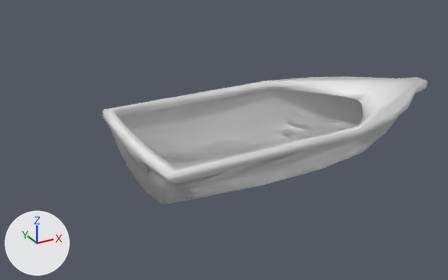
Renders of the Blender file res/boat.blend from each side of a commit.
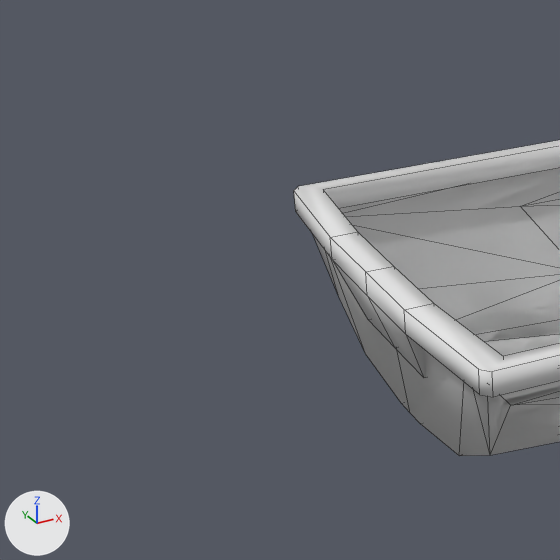
Each version is shown whole from a 50 mm lens placed at (-8.13, -12.13, 6.63), pointed at (-1.25, 0.37, 0.38), then close up on the part from 0% to 44% of the width and 16% to 86% of the height. Every picture has the same lights, and +X, +Y and +Z are marked at lower left. The close-ups show mesh edges as thin lines.

Names of what the first close-up shows: 'InnerHull', 'OuterHull', 'Trim'.
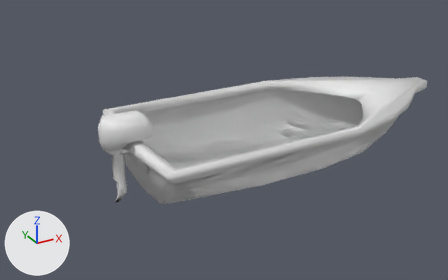
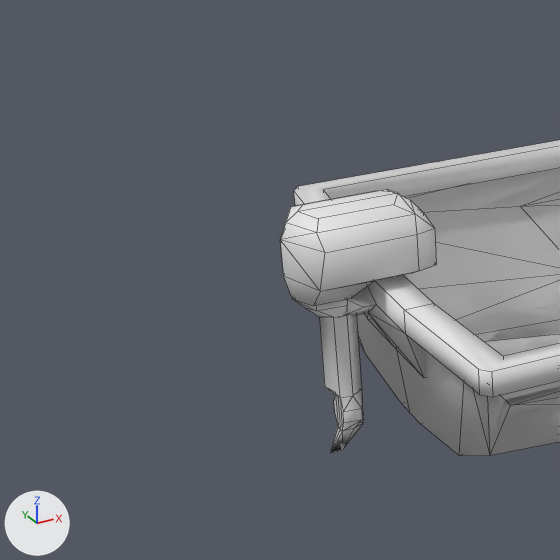
Where the change shows, as pixel boxes [x1, y1, x2, y2] in the close-ups (560 x 560 px):
'Motor', added
    after: [281, 189, 436, 453]
part 1 of me_trim, built on
    before: [330, 237, 423, 376]
    after: [343, 281, 423, 376]

Patch to the scene script:
```diff
--- a/res/boat.blend.py
+++ b/res/boat.blend.py
@@ me_trim @@
 # used by ob_trim; location = (0.0, 0.0, 0.0)
-me_trim.from_pydata(...)  # 37 vertices, 22 faces; spans x -3.9..5.0, y -2.04..0.0, z 0.4..1.1
+me_trim.from_pydata(...)  # 42 vertices, 28 faces; spans x -4.2..5.0, y -2.04..0.0, z 0.4..1.1
+# me_trim part 1
+# 1 vertex is removed from x -3.9, y 0.0, z 0.9
+# 2 faces are deleted
+# 6 vertices are added at (-3.9, 0.0, 1.0), (-3.9, -0.2, 0.9), (-3.9, 0.0, 0.75), (-4.2, 0.0, 1.0), (-4.0, -0.2, 0.9), (-4.2, 0.0, 0.75)
+# 7 new faces join them, smooth
+# 1 new face joins them
@@ me_cube @@
+me_cube.from_pydata(...)  # 53 vertices, 55 faces, 1 loose edge; spans x -0.55..0.6, y -0.4..0.0, z -1.4..0.7
@@ ob_motor @@
+ob_motor = bpy.data.objects.new('Motor', me_cube)
+ob_motor.location = (-4.0, 0.0, 1.0)
+_m = ob_motor.modifiers.new('Mirror', 'MIRROR')
+_m.use_axis = (False, True, False)
```
